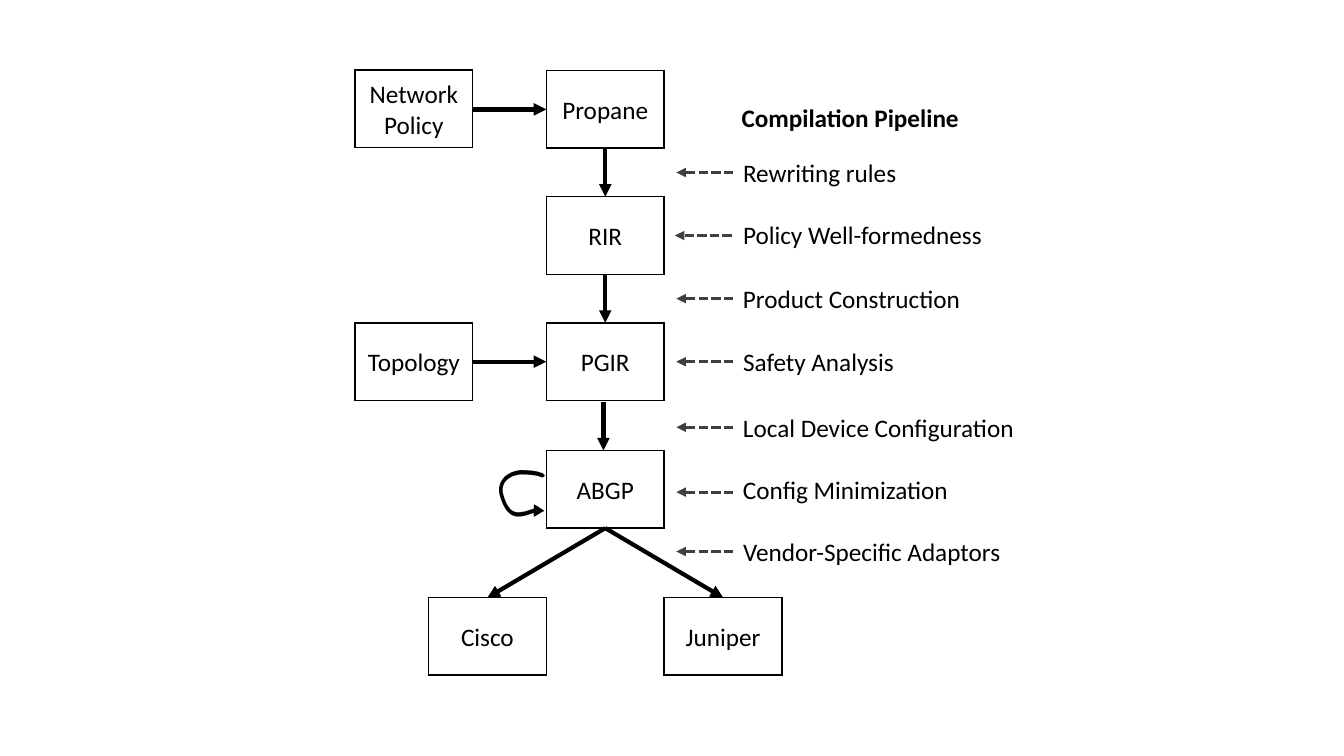
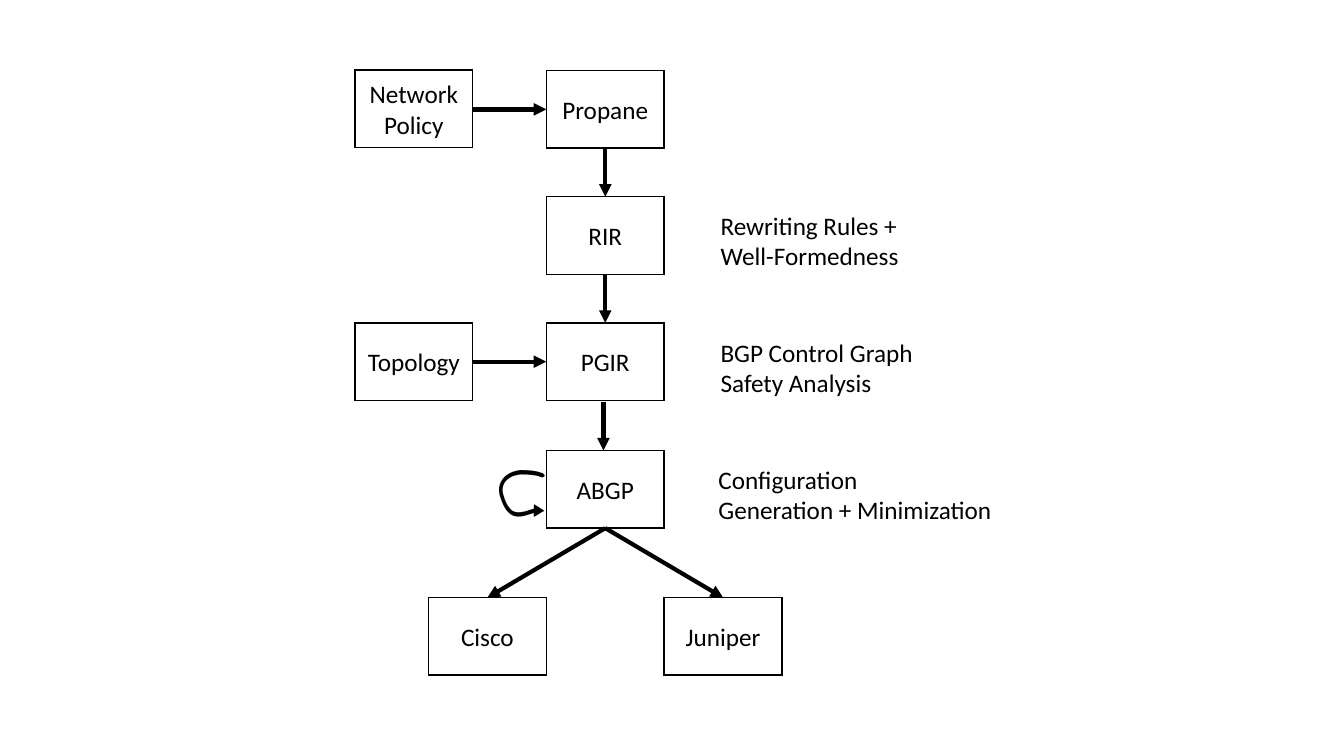
Before and after one commit to rabeckett/propane, a slide deck: slide 1 of paper/figures/pipeline.pptx. Drawn at 1344x756 pixels with LibreOffice and Linux fonts; fonts in the diff are those of the drawing. Boxes give left, top, right and bottom in pixels: in the first picture for what was removed or moved away, otherwise in the second. Text is boxed around its words. In the diff, an @@ line names an element or a change of style, - is before the commit and + after.

```diff
--- a/paper/figures/pipeline.pptx
+++ b/paper/figures/pipeline.pptx
@@ text at [721,217,899,266]: text changed @@
-Policy Well-formedness
+Rewriting Rules +
+Well-Formedness
@@ text "BGP Control Graph": place and size @@
-text "BGP Control Graph" at [743,353,893,375]
+text "BGP Control Graph" at [721,344,913,396]
@@ text at [721,344,913,366]: paragraph added @@
+BGP Control Graph
@@ text at [718,471,991,519]: text changed @@
-Config Minimization
+Configuration
+Generation + Minimization
@@ group removed at [676,109,1014,565]: 7 arrows, 5 texts @@
-Rewriting rules
-Product Construction
-Local Device Configuration
-Compilation Pipeline
-Vendor-Specific Adaptors
```
Also in this commit, not shown: 1 slide added, 2 other files.
